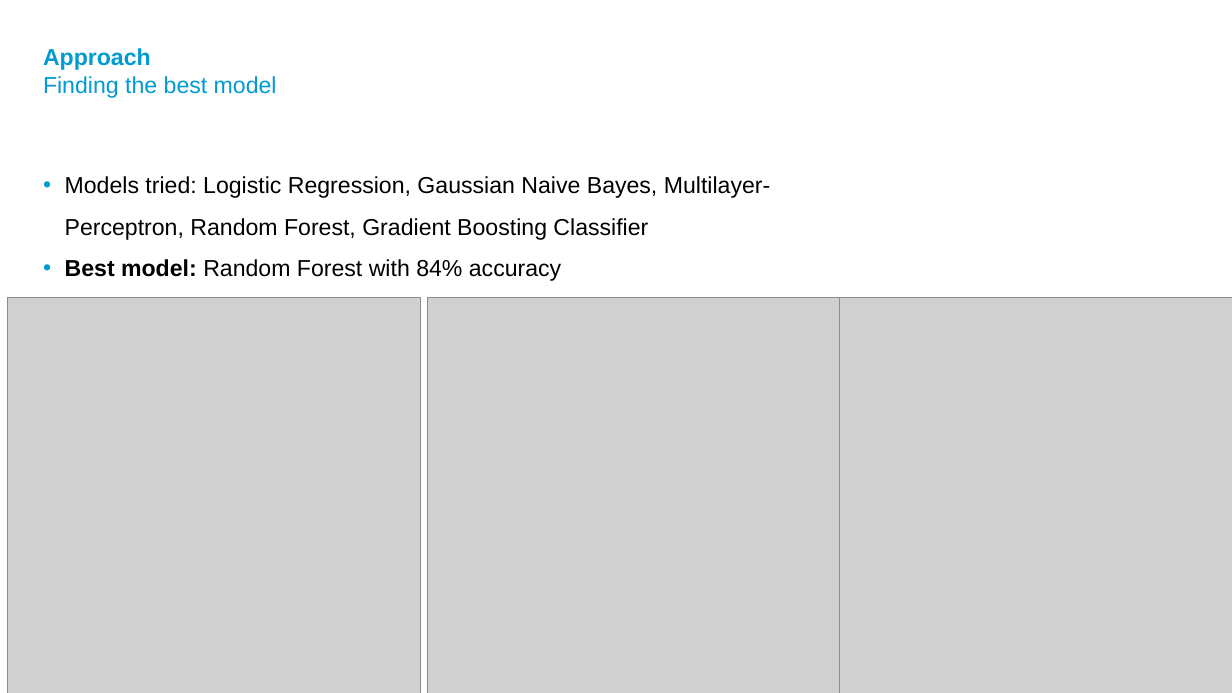
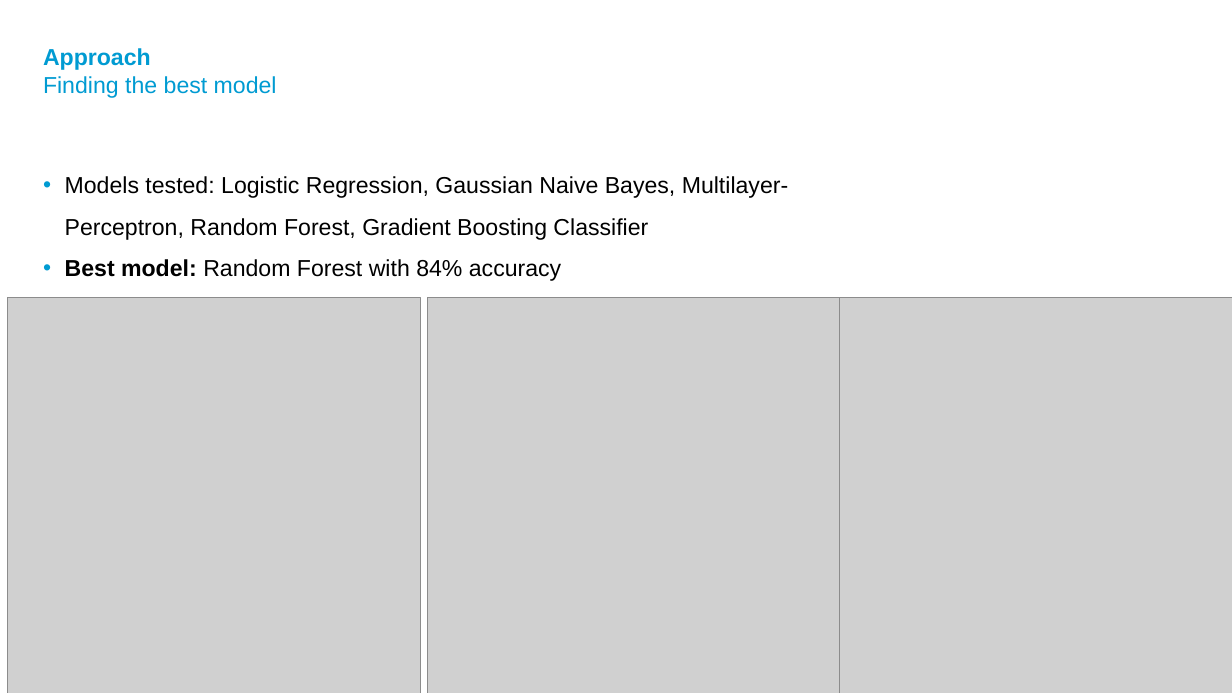
Before and after one commit to ronnyporsch/QuantitativeDataAnalysis, a slide deck: slide 7 of doc/presentation.pptx. Drawn at 1232x693 pixels with LibreOffice and Linux fonts; fonts in the diff are those of the drawing; grey boxes stand for pictures; background and template pictures are left out. Boxes give left, top, right and bottom in pixels: in the first picture for what was removed or moved away, otherwise in the second. Text is boxed around its words. In the diff, an @@ line names an element or a change of style, - is before the commit and + after.

Commit message:
small changes to presentation

```diff
--- a/doc/presentation.pptx
+++ b/doc/presentation.pptx
@@ subtitle at bbox=[65, 176, 788, 240]: text changed @@
-• Models tried: Logistic Regression, Gaussian Naive Bayes, Multilayer-Perceptron, Random Forest, Gradient Boosting Classifier
+• Models tested: Logistic Regression, Gaussian Naive Bayes, Multilayer-Perceptron, Random Forest, Gradient Boosting Classifier
```
Also in this commit, not shown: 1 other slide changed.
